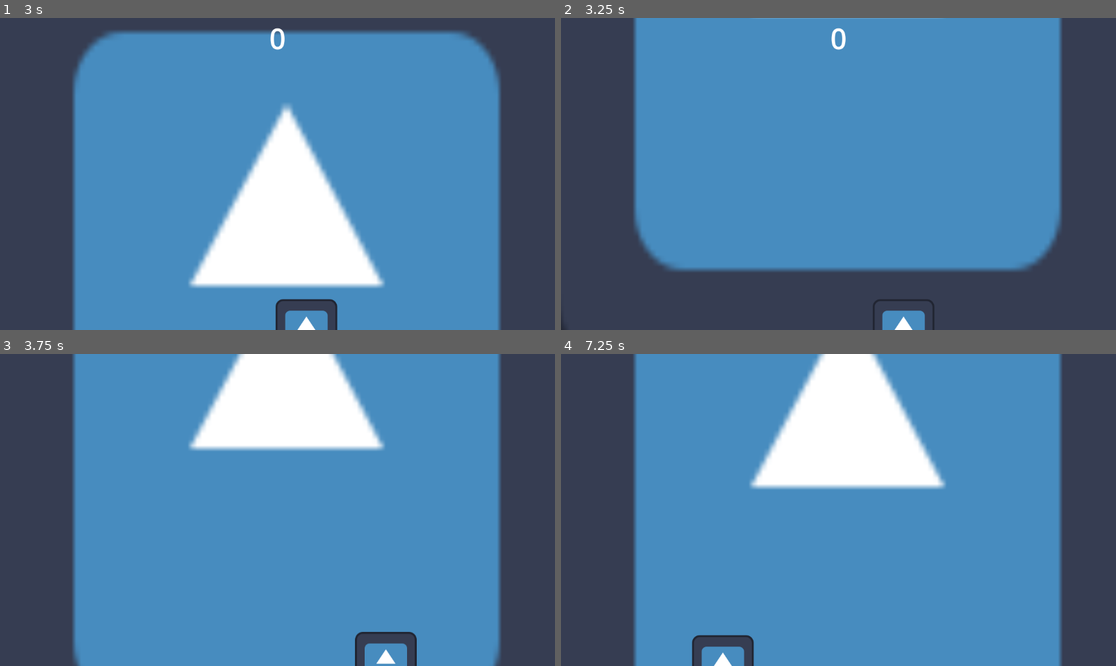
Above: before the commit, frames 1-4 (two rows, left to right).
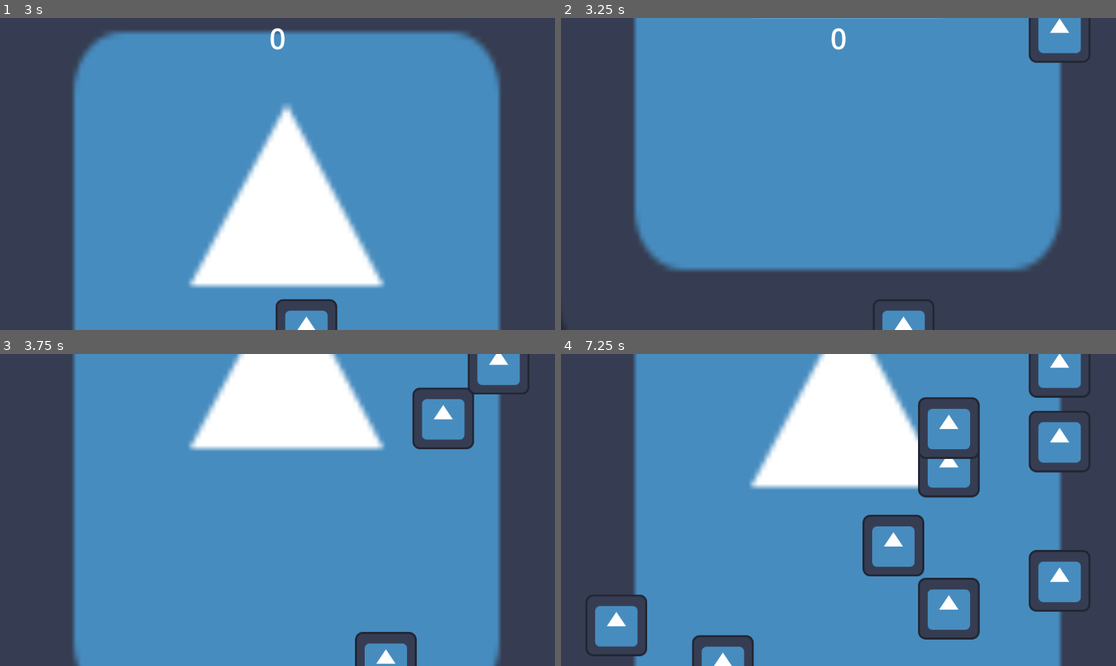
Above: after the commit, the same moments.

Repository: Trimlocgit/FreeWay
Game: Godot game, scene res://main.tscn
Same seed, same stepped clock (60 frames per second), same inputs: the game is played once before the commit and once after it. The engine's default icon, where the game draws it, is replaced by a stand-in: a white triangle on a blue panel in a dark square.
Inputs:
- Up to frame 1 (3 s): click "Start" at 0.5 s; hold D (droite) 1.28-2.03 s; hold Down (Ralentire) 1.28-2.03 s; hold A (gauche) 2.03-2.78 s; tap Down (Ralentire) at 2.1 s; hold D (droite) from 2.78 s (still down); hold Down (Ralentire) from 2.78 s (still down)
- Up to frame 2 (3.25 s): keep holding D (droite); keep holding Down (Ralentire)
- Up to frame 3 (3.75 s): release D (droite) at 3.53 s; release Down (Ralentire) at 3.53 s; hold Up (Accelerer) from 3.53 s (still down); tap Down (Ralentire) at 3.6 s
- Up to frame 4 (7.25 s): release Up (Accelerer) at 4.28 s; hold Down (Ralentire) 4.28-5.03 s; hold A (gauche) 4.28-6.53 s; tap Down (Ralentire) at 5.1, 6.6 s; hold Down (Ralentire) 5.78-6.53 s; hold D (droite) from 6.53 s (still down)

Frame 1 is identical in both runs. In frame 2, 0.9% of the frame differs, in the area x 84-96%, y 0-15%; in frame 3, 2.2%; in frame 4, 9.9%, in the area x 4-96%, y 0-97%.
Error before the commit: Invalid access to property or key 'caseDepart' on a base object of type 'RigidBody2D (voiture.gd)'. (res://script/main.gd:30)

Commit message:
Mise en place du dépacement

Diff:
--- a/script/voiture.gd
+++ b/script/voiture.gd
@@ -1,5 +1,36 @@
 extends RigidBody2D
 
+var liste_spawn = [115, 345, 575, 805, 1035]
+var gauchePrise = false
+var droitePrise = false
+var caseActuelle
+@export var caseDepart = randi_range(0, 4)
 
 func _on_visible_on_screen_notifier_2d_screen_exited() -> void:
 	queue_free() # Si sort de l'écran alors est supprimé
+
+func _ready() -> void:
+	caseActuelle = caseDepart
+	print(caseActuelle)
+
+
+func _on_devant_body_entered(body: Node2D) -> void:
+	var velocite = Vector2.ZERO
+
+	if !gauchePrise && caseActuelle != 0:
+		velocite.x -= 115
+	#elif caseActuelle != 4:
+		#caseActuelle += 1
+
+	position += velocite
+
+	#self.position.x = liste_spawn[caseActuelle]
+	print(self.position.x)
+
+
+#Vérifie si un élément est sur sa gauche
+func _on_gauche_body_entered(body: Node2D) -> void:
+	gauchePrise = true
+
+func _on_gauche_body_exited(body: Node2D) -> void:
+	gauchePrise = false
--- a/voiture.tscn
+++ b/voiture.tscn
@@ -1,10 +1,19 @@
-[gd_scene load_steps=4 format=3 uid="uid://ubvxbribfe3x"]
+[gd_scene load_steps=7 format=3 uid="uid://ubvxbribfe3x"]
 
 [ext_resource type="Script" uid="uid://gmi0g3ml8nn2" path="res://script/voiture.gd" id="1_hs4ok"]
 [ext_resource type="Texture2D" uid="uid://bd511hbdevpxu" path="res://icon.svg" id="1_qv08e"]
 
 [sub_resource type="RectangleShape2D" id="RectangleShape2D_hs4ok"]
-size = Vector2(125, 123)
+size = Vector2(110, 112)
+
+[sub_resource type="SegmentShape2D" id="SegmentShape2D_hs4ok"]
+b = Vector2(49, 0)
+
+[sub_resource type="SegmentShape2D" id="SegmentShape2D_rw1m6"]
+b = Vector2(0, 49)
+
+[sub_resource type="SegmentShape2D" id="SegmentShape2D_jk6xw"]
+b = Vector2(0, 64)
 
 [node name="Voiture" type="RigidBody2D" groups=["voitures"]]
 collision_mask = 0
@@ -15,9 +24,31 @@
 texture = ExtResource("1_qv08e")
 
 [node name="CollisionShape2D" type="CollisionShape2D" parent="."]
-position = Vector2(1.5, 0.5)
+position = Vector2(1, 1)
 shape = SubResource("RectangleShape2D_hs4ok")
 
 [node name="VisibleOnScreenNotifier2D" type="VisibleOnScreenNotifier2D" parent="."]
 
+[node name="Devant" type="Area2D" parent="."]
+
+[node name="MarkerDevant" type="CollisionShape2D" parent="Devant"]
+position = Vector2(-22, -165)
+shape = SubResource("SegmentShape2D_hs4ok")
+
+[node name="Droite" type="Area2D" parent="."]
+
+[node name="MarkerDroite" type="CollisionShape2D" parent="Droite"]
+position = Vector2(138, -28)
+shape = SubResource("SegmentShape2D_rw1m6")
+
+[node name="Gauche" type="Area2D" parent="."]
+
+[node name="MarkerGauche" type="CollisionShape2D" parent="Gauche"]
+position = Vector2(-153, -40)
+shape = SubResource("SegmentShape2D_jk6xw")
+
+[connection signal="body_entered" from="." to="." method="_on_body_entered"]
 [connection signal="screen_exited" from="VisibleOnScreenNotifier2D" to="." method="_on_visible_on_screen_notifier_2d_screen_exited"]
+[connection signal="body_entered" from="Devant" to="." method="_on_devant_body_entered"]
+[connection signal="body_entered" from="Gauche" to="." method="_on_gauche_body_entered"]
+[connection signal="body_exited" from="Gauche" to="." method="_on_gauche_body_exited"]
